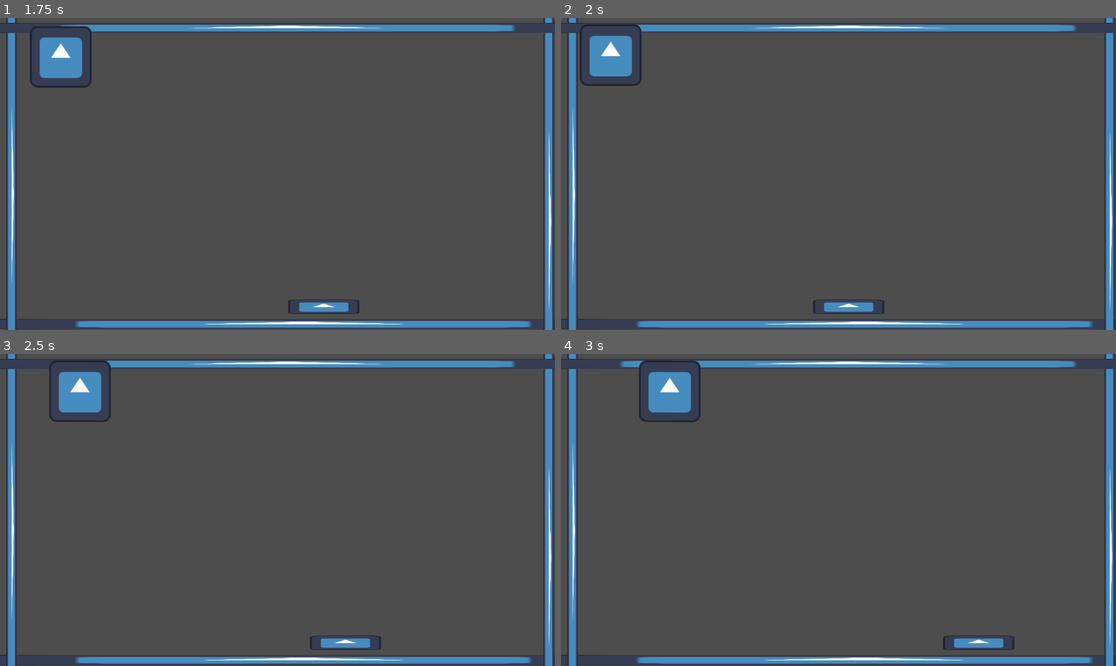
Above: before the commit, frames 1-4 (two rows, left to right).
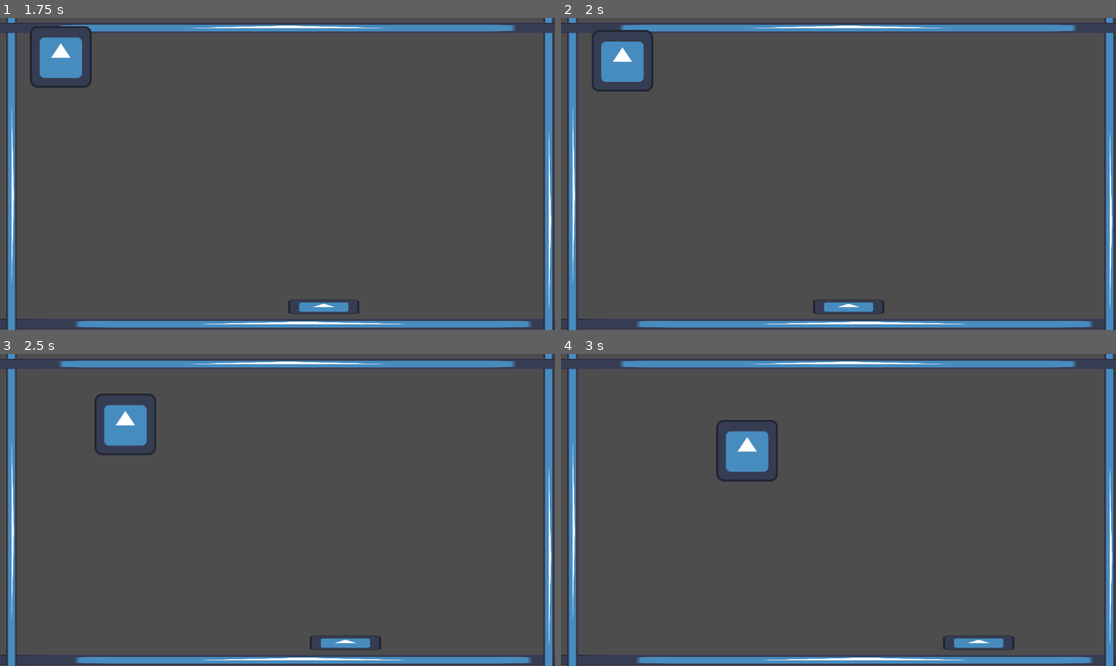
Above: after the commit, the same moments.

Repository: MegnantPlus/pickleball
Game: Godot game, scene res://Main/main.tscn
Two runs of this game, one before a commit and one after it. Both use one fixed random seed, a clock stepped at 60 frames per second and the inputs below. The engine's default icon, where the game draws it, is replaced by a stand-in: a white triangle on a blue panel in a dark square.
Inputs:
- Up to frame 1 (1.75 s): hold D (pan_right) 0.53-1.28 s; hold A (pan_left) from 1.28 s (still down)
- Up to frame 2 (2 s): keep holding A (pan_left)
- Up to frame 3 (2.5 s): release A (pan_left) at 2.03 s; hold D (pan_right) from 2.03 s (still down)
- Up to frame 4 (3 s): keep holding D (pan_right)

Frame 1 is identical in both runs. In frame 2, 1.4% of the frame differs, in the area x 3-17%, y 2-24%; in frame 3, 2.6%; in frame 4, 2.8%, in the area x 14-40%, y 2-41%.

Commit message:
pickleball update v1

Diff:
--- a/Ball/ball.gd
+++ b/Ball/ball.gd
@@ -6,7 +6,8 @@
 # Called when the node enters the scene tree for the first time.
 func _ready() -> void:
 	gravity_scale = 0
-
+	linear_damp = 0
+	angular_damp = 0
 	var direction = Vector2(randf_range(-1,1),randf_range(-1,1)).normalized()
 	linear_velocity = direction * speed
 
@@ -16,5 +17,6 @@
 
 
 func _on_body_entered(body: Node) -> void:
-	if body.name == "Pan":
+	if (body.name == "Pan" or body.name == "Ground" or body.name == "Floor" or body.name == "LeftWall" or body.name == "RightWall"):
 		linear_velocity.x = - linear_velocity.x
+		linear_velocity = linear_velocity.normalized() * speed
